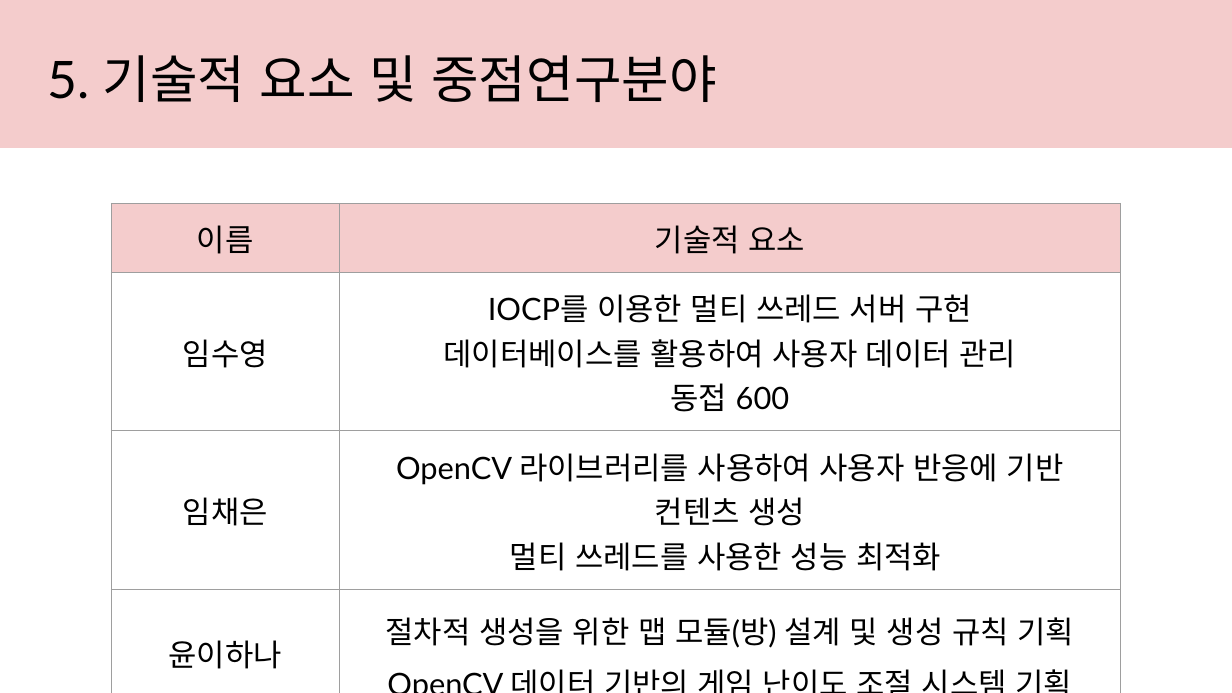
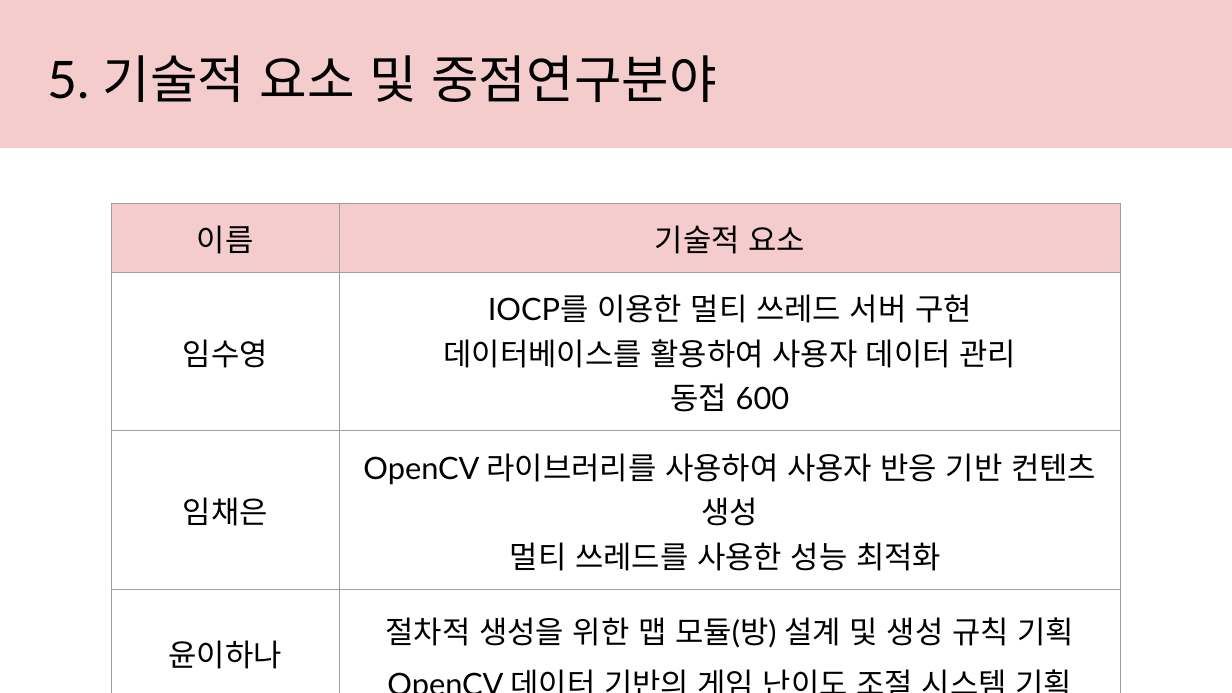
Before and after one commit to kimi5231/B1A2_project, a slide deck: slide 13 of 종합설계기획 발표 자료/SpaceRobber_ 임수영_임채은_윤이하나.pptx. Drawn at 1232x693 pixels with LibreOffice and Linux fonts; fonts in the diff are those of the drawing. Boxes give left, top, right and bottom in pixels: in the first picture for what was removed or moved away, otherwise in the second. Text is boxed around its words. In the diff, an @@ line names an element or a change of style, - is before the commit and + after.

```diff
--- a/종합설계기획 발표 자료/SpaceRobber_ 임수영_임채은_윤이하나.pptx
+++ b/종합설계기획 발표 자료/SpaceRobber_ 임수영_임채은_윤이하나.pptx
@@ table at (x1=111, y1=203, x2=1120, y2=673) @@
-row 3, column 2: OpenCV 라이브러리를 사용하여 사용자 반응에 기반 컨텐츠 생성 / 멀티 쓰레드를 사용한 성능 최적화
+row 3, column 2: OpenCV 라이브러리를 사용하여 사용자 반응 기반 컨텐츠 생성 / 멀티 쓰레드를 사용한 성능 최적화
```
Also in this commit, not shown: 3 other slides changed.
